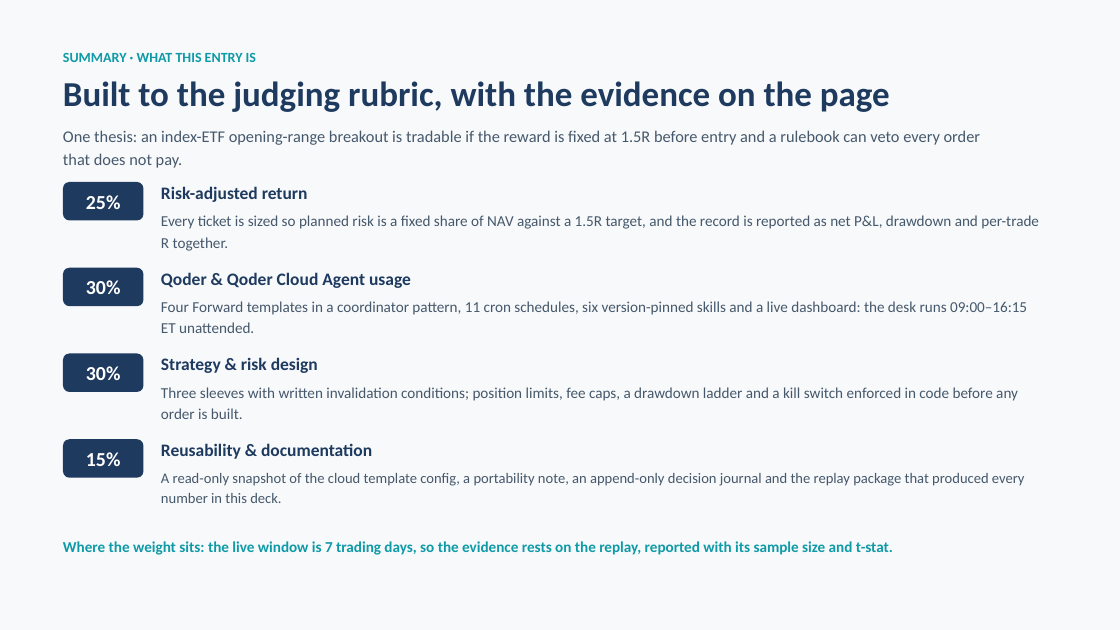
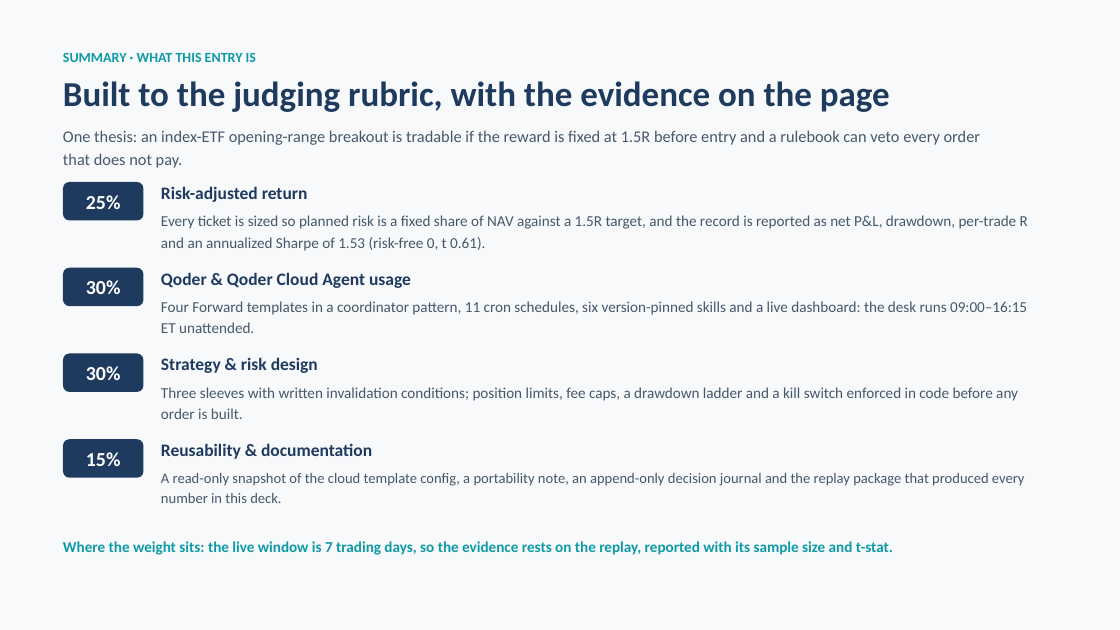
Before and after one commit to lzblue/qoder-trend-desk, a slide deck: slide 2 of qoder-trend-desk-submission.pptx. Drawn at 1120x630 pixels with LibreOffice and Linux fonts; fonts in the diff are those of the drawing. Boxes give left, top, right and bottom in pixels: in the first picture for what was removed or moved away, otherwise in the second. Text is boxed around its words. In the diff, an @@ line names an element or a change of style, - is before the commit and + after.

Commit message:
deck update

```diff
--- a/qoder-trend-desk-submission.pptx
+++ b/qoder-trend-desk-submission.pptx
@@ text at (x1=161, y1=215, x2=1028, y2=251): text changed @@
-Every ticket is sized so planned risk is a fixed share of NAV against a 1.5R target, and the record is reported as net P&L, drawdown and per-trade R together.
+Every ticket is sized so planned risk is a fixed share of NAV against a 1.5R target, and the record is reported as net P&L, drawdown, per-trade R and an annualized Sharpe of 1.53 (risk-free 0, t 0.61).
```
Also in this commit, not shown: 1 other slide changed, 4 other files.
